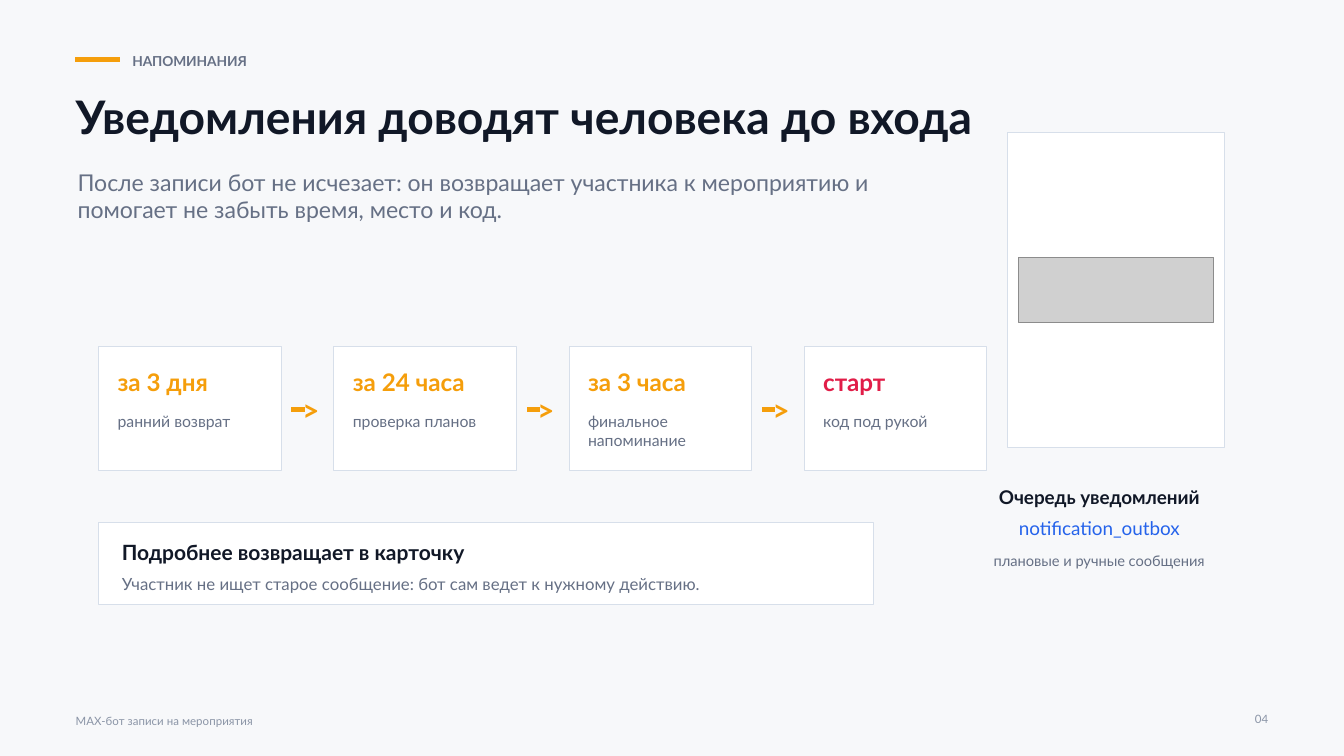
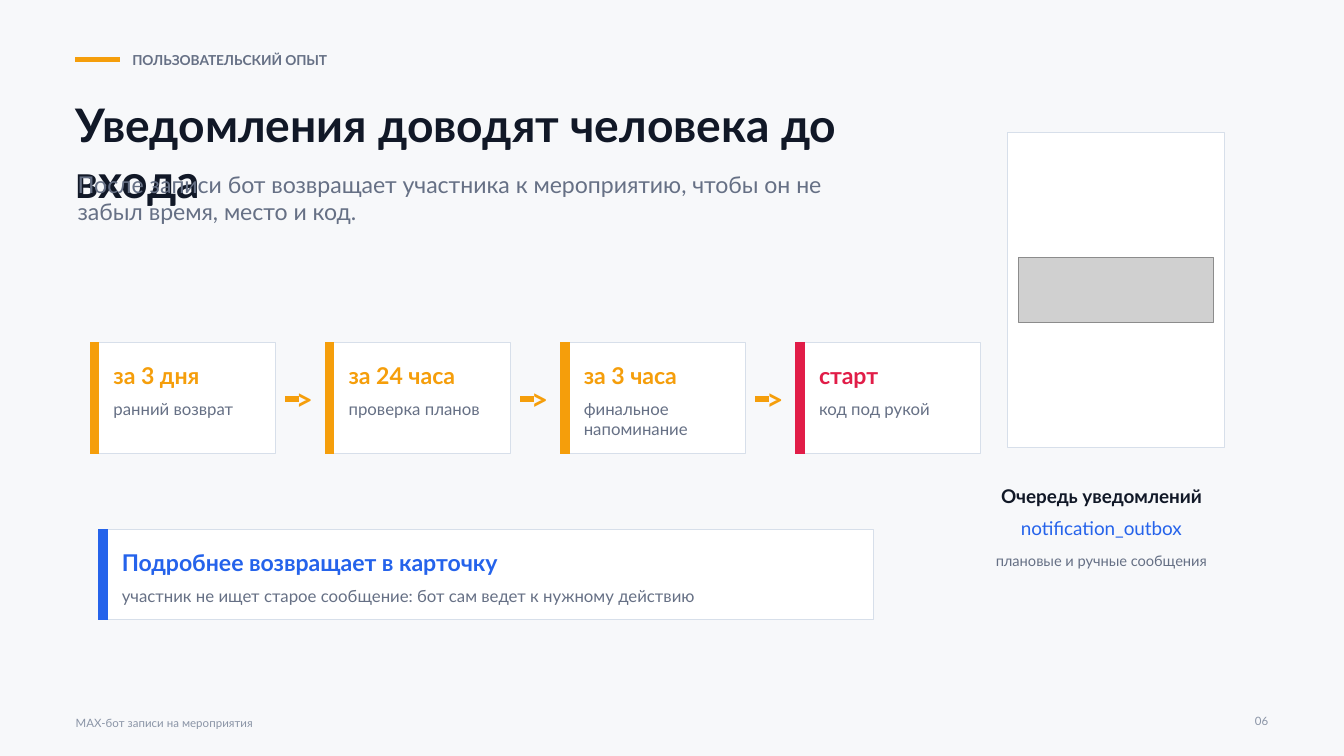
Before and after one commit to ThereDrD0/max, a slide deck: slide 6 of docs/presentations/max-bot-meetup.pptx (slide 4 before the commit). Drawn at 1344x756 pixels with LibreOffice and Linux fonts; fonts in the diff are those of the drawing; grey boxes stand for pictures. Boxes give left, top, right and bottom in pixels: in the first picture for what was removed or moved away, otherwise in the second. Text is boxed around its words. In the diff, an @@ line names an element or a change of style, - is before the commit and + after.

```diff
--- a/docs/presentations/max-bot-meetup.pptx
+++ b/docs/presentations/max-bot-meetup.pptx
@@ text at bbox=[132, 53, 327, 65]: text changed @@
-НАПОМИНАНИЯ
+ПОЛЬЗОВАТЕЛЬСКИЙ ОПЫТ
@@ text "Уведомления доводят человека до входа" rewrapped from bbox=[76, 100, 972, 142] to bbox=[76, 108, 836, 207] @@
@@ text at bbox=[78, 172, 821, 224]: text changed @@
-После записи бот не исчезает: он возвращает участника к мероприятию и помогает не забыть время, место и код.
+После записи бот возвращает участника к мероприятию, чтобы он не забыл время, место и код.
@@ rectangle: place and size @@
-rectangle at bbox=[99, 347, 281, 471]
+rectangle at bbox=[91, 343, 275, 454]
@@ rectangle added at bbox=[91, 343, 99, 454], fill #F59E0B, outline #F59E0B 0 pt @@
@@ rectangle: place and size @@
-rectangle at bbox=[334, 347, 516, 471]
+rectangle at bbox=[326, 343, 510, 454]
@@ rectangle added at bbox=[326, 343, 334, 454], fill #F59E0B, outline #F59E0B 0 pt @@
@@ rectangle: place and size @@
-rectangle at bbox=[570, 347, 752, 471]
+rectangle at bbox=[561, 343, 745, 454]
@@ rectangle added at bbox=[561, 343, 569, 454], fill #F59E0B, outline #F59E0B 0 pt @@
@@ rectangle: place and size @@
-rectangle at bbox=[805, 347, 987, 471]
+rectangle at bbox=[797, 343, 981, 454]
@@ rectangle added at bbox=[797, 343, 805, 454], fill #E11D48, outline #E11D48 0 pt @@
@@ 3 rectangles, 3 texts: place and size @@
-3 rectangles, 3 texts at bbox=[292, 391, 792, 430]
+3 rectangles, 3 texts at bbox=[285, 380, 785, 418]
@@ size 17.2 to 16.5 pt in 4 elements at bbox=[349, 367, 455, 384], bbox=[584, 367, 677, 385], bbox=[113, 367, 199, 388], bbox=[819, 372, 878, 388] @@
@@ size 11.2 to 12 pt in 4 elements at bbox=[349, 406, 480, 418], bbox=[584, 403, 688, 435], bbox=[819, 403, 929, 418], bbox=[113, 403, 234, 418] @@
@@ text "ранний возврат": place and size @@
-text "ранний возврат" at bbox=[118, 415, 230, 430]
+text "ранний возврат" at bbox=[113, 403, 234, 418]
@@ text "проверка планов": place and size @@
-text "проверка планов" at bbox=[353, 419, 477, 430]
+text "проверка планов" at bbox=[349, 406, 480, 418]
@@ text "финальное напоминание": place and size @@
-text "финальное напоминание" at bbox=[588, 415, 686, 446]
+text "финальное напоминание" at bbox=[584, 403, 688, 435]
@@ text "код под рукой": place and size @@
-text "код под рукой" at bbox=[823, 415, 928, 430]
+text "код под рукой" at bbox=[819, 403, 929, 418]
@@ rectangle: place and size @@
-rectangle at bbox=[99, 523, 874, 605]
+rectangle at bbox=[99, 529, 874, 620]
@@ rectangle added at bbox=[99, 529, 107, 620], fill #2563EB, outline #2563EB 0 pt @@
@@ text "Подробнее возвращает в карточку": place and size @@
-text "Подробнее возвращает в карточку" at bbox=[122, 544, 465, 564]
+text "Подробнее возвращает в карточку" at bbox=[122, 554, 498, 575]
@@ text "Подробнее возвращает в карточку" at bbox=[122, 554, 498, 575]: size 15 to 16.5 pt, text colour #111827 to #2563EB @@
@@ text at bbox=[122, 590, 694, 605]: text changed @@
-Участник не ищет старое сообщение: бот сам ведет к нужному действию.
+участник не ищет старое сообщение: бот сам ведет к нужному действию
@@ text removed at bbox=[1255, 715, 1268, 723] @@
-04
@@ text added at bbox=[1255, 717, 1268, 725], 8.2 pt, text #8A94A6 @@
+06
```
Also in this commit, not shown: 3 other slides changed, 10 slides added, 7 slides removed.
